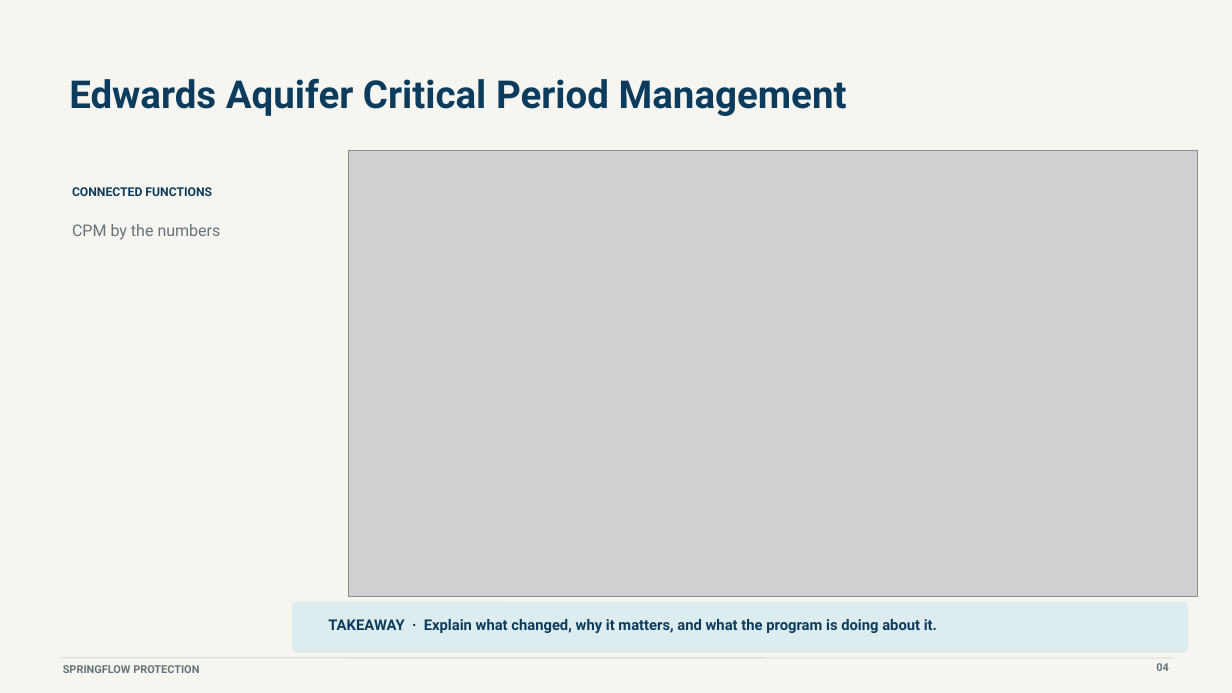
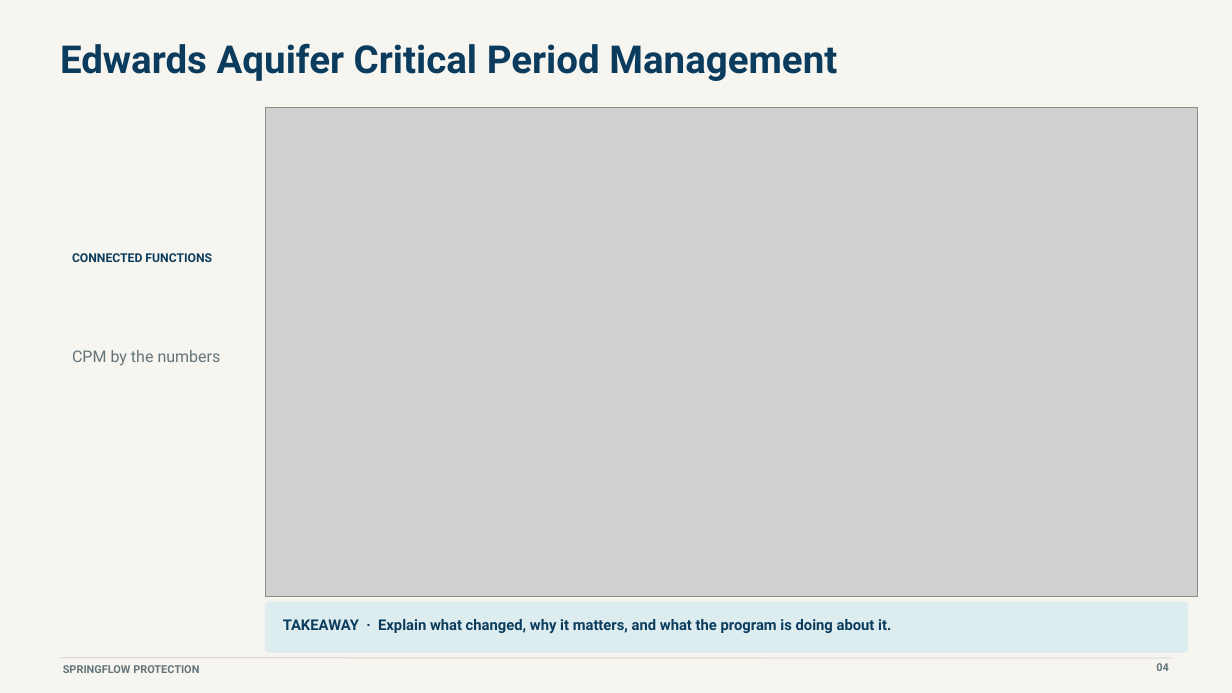
Before and after one commit to cfurl/EAHCP-Fall-2026-Sci-Comm, a slide deck: slide 14 of springflow_protection_presentation/EAHCP_Springflow_Protection_Furl_7.21.26.pptx. Drawn at 1232x693 pixels with LibreOffice and Linux fonts; fonts in the diff are those of the drawing; grey boxes stand for pictures. Boxes give left, top, right and bottom in pixels: in the first picture for what was removed or moved away, otherwise in the second. Text is boxed around its words. In the diff, an @@ line names an element or a change of style, - is before the commit and + after.

```diff
--- a/springflow_protection_presentation/EAHCP_Springflow_Protection_Furl_7.21.26.pptx
+++ b/springflow_protection_presentation/EAHCP_Springflow_Protection_Furl_7.21.26.pptx
@@ text "Edwards Aquifer Critical Period Management": place and size @@
-text "Edwards Aquifer Critical Period Management" at <box>69,78,847,116</box>
+text "Edwards Aquifer Critical Period Management" at <box>60,43,837,81</box>
@@ picture: place and size @@
-picture at <box>348,151,1198,596</box>
+picture at <box>265,107,1198,596</box>
@@ text "CONNECTED FUNCTIONS": place and size @@
-text "CONNECTED FUNCTIONS" at <box>72,187,212,196</box>
+text "CONNECTED FUNCTIONS" at <box>72,253,212,262</box>
@@ text "CPM by the numbers": place and size @@
-text "CPM by the numbers" at <box>72,224,221,240</box>
+text "CPM by the numbers" at <box>72,350,221,366</box>
@@ rounded rectangle: place and size @@
-rounded rectangle at <box>293,603,1188,653</box>
+rounded rectangle at <box>265,603,1188,653</box>
@@ text "TAKEAWAY · Explain what changed, ...": place and size @@
-text "TAKEAWAY · Explain what changed, ..." at <box>328,619,937,633</box>
+text "TAKEAWAY · Explain what changed, ..." at <box>283,619,891,633</box>
```
Also in this commit, not shown: 3 other slides changed, 9 slides removed, 8 other files.
